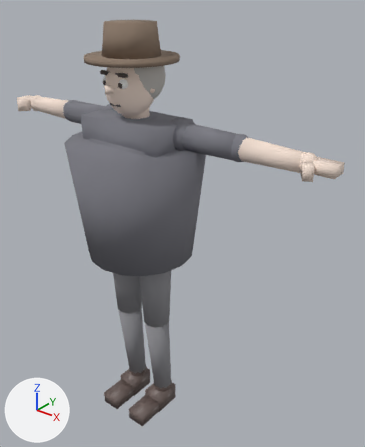
Before and after pictures for a commit that changed the glTF model public/assets/studio/characters/Char_Director_Standard.glb.
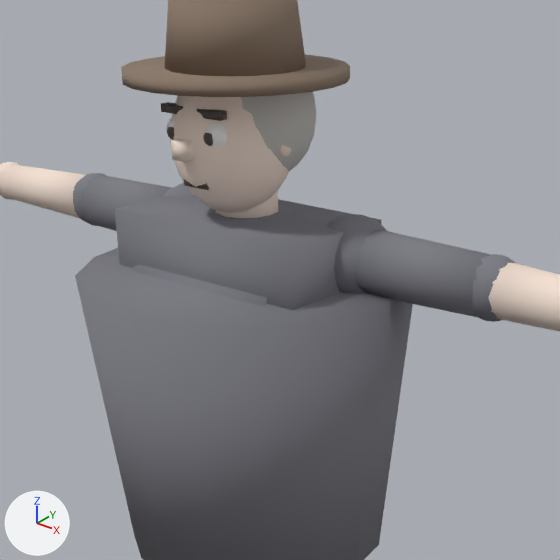
The first picture shows the older version from a 50 mm lens placed at (1.431, -1.477, 2.007), pointed at (0.126, 0.154, 0.997). The close-ups show the older and then the newer version on the part from 9% to 73% of the width and 6% to 59% of the height of that picture. Only the edits that show in the close-ups are written down. Arrows for +X, +Y and +Z are at lower left; the lights stay in place.

The first close-up shows 'Char_Director_Standard_LOD0'.
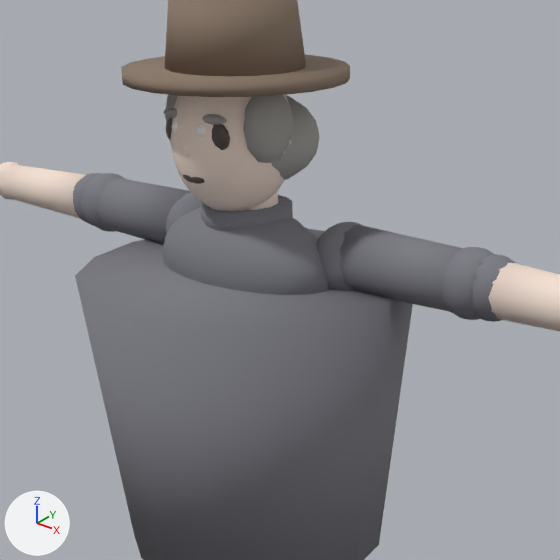
Changed parts and their boxes [x1, y1, x2, y2] in the close-ups (560 x 560 px):
```json
{"object": "Char_Director_Standard_LOD0", "change": "recoloured, reshaped", "before": [0, 0, 560, 560], "after": [0, 0, 560, 560]}
{"part": 1, "of": "me_char2_director", "change": "added", "after": [201, 195, 293, 231]}
{"part": 2, "of": "me_char2_director", "change": "cut back", "before": [115, 92, 387, 310], "after": [163, 95, 495, 320]}
```

Scene script edits in JSON lines:
```json
{"op": "set", "path": "mat_mat2_hair_director_1.base_color", "old": "(0.55, 0.53, 0.5)", "new": "(0.374, 0.36, 0.34)", "note": "light grey #c4c0bc -> grey #a5a29e"}
{"block": "me_char2_director", "where": "# used by ob_char_director_standard_lod0; location = (0.0, 0.0, 0.0)"}
{"op": "remove", "block": "me_char2_director", "code": "me_char2_director.from_pydata(...)  # 2240 vertices, 4276 faces; spans x -0.85..0.85, y -0.29..0.31, z 0.0..1.86"}
{"op": "add", "block": "me_char2_director", "code": "me_char2_director.from_pydata(...)  # 4906 vertices, 9572 faces; spans x -0.88..0.88, y -0.29..0.31, z 0.0..1.86"}
{"block": "me_char2_director", "change": "me_char2_director part 1: a new loose piece, an 18-sided cylinder along z spanning x -0.081..0.081, y -0.065..0.086, z 1.471..1.516, in mat_mat2_shirt_director_1 (grey #7c7c84)"}
{"block": "me_char2_director", "change": "me_char2_director part 2: 469 vertices moved from x -0.26..0.26, y -0.11..0.14, z 0.85..1.74 to x -0.24..0.24, y -0.11..0.15, z 0.86..1.69; 445 vertices removed from x -0.2..0.85, y -0.14..0.16, z 0.82..1.77; 1757 vertices added at x -0.18..0.79, y -0.13..0.17, z 0.81..1.72"}
{"block": "me_char2_director", "change": "other edits to the shape of me_char2_director do not show in these pictures"}
```
